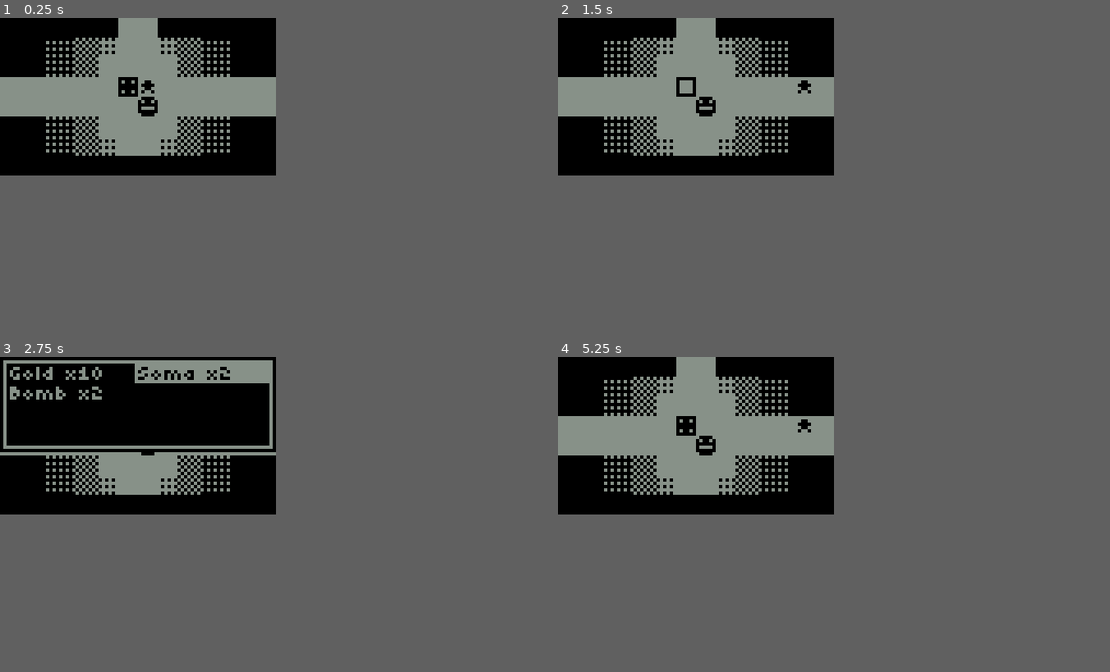
Above: before the commit, frames 1-4 (two rows, left to right).
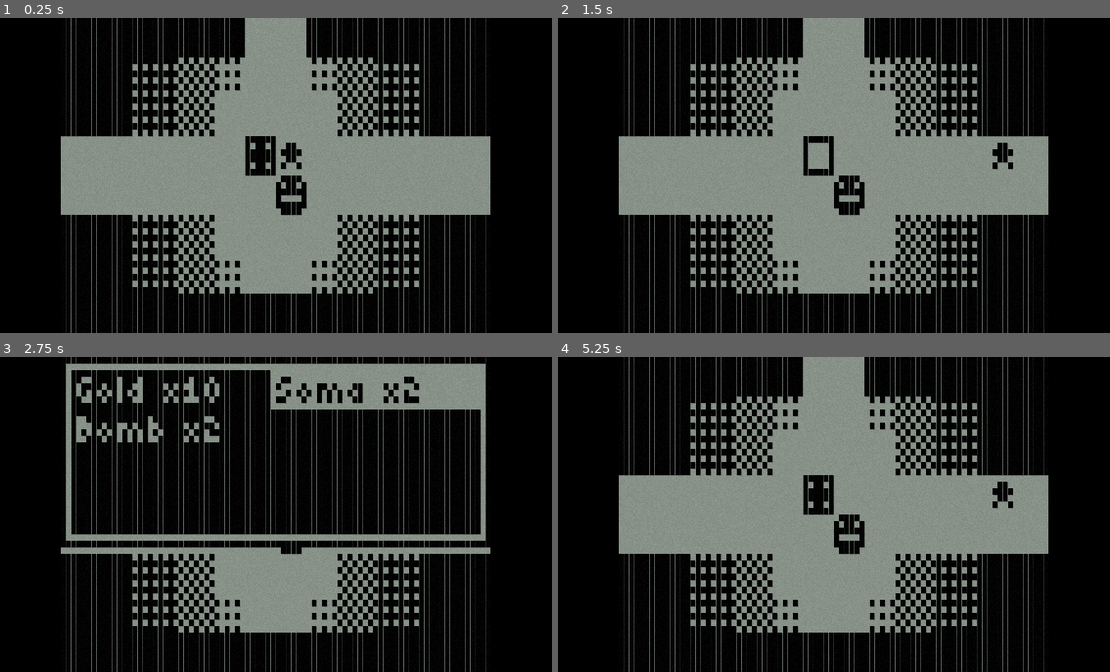
Above: after the commit, the same moments.

Repository: kiwijuice56/nokia-3310-rpg
Game: Godot game, scene res://main/main.tscn
Same seed, same stepped clock (60 frames per second), same inputs: the game is played once before the commit and once after it.
Inputs:
- Up to frame 1 (0.25 s): no input
- Up to frame 2 (1.5 s): tap Enter (ui_accept) at 0.5, 0.77 s; hold Right (ui_right) 0.53-1.28 s; tap V (item) at 0.6 s; hold X (back) from 1.28 s (still down); tap Z (accept) at 1.35 s
- Up to frame 3 (2.75 s): tap Enter (ui_accept) at 1.52, 2 s; tap V (item) at 1.55, 2.1 s; release X (back) at 2.03 s; hold Right (ui_right) from 2.03 s (still down)
- Up to frame 4 (5.25 s): tap Z (accept) at 2.75, 4.25, 4.35 s; release Right (ui_right) at 2.78 s; hold Up (ui_up) 2.78-3.53 s; tap C (stats) at 2.85 s; tap Enter (ui_accept) at 3.02, 3.5, 3.77, 4.52, 5 s; tap V (item) at 3.05, 3.6, 4.55, 5.1 s; hold Left (ui_left) 3.53-5.03 s; hold X (back) from 5.03 s (still down)
In our replay, the window is 336x192 before the commit and 672x384 after it. These sizes can differ from the game's own. Grey fills any space a smaller window leaves; there, only what the larger window draws over its background counts as a difference.

The runs differ from the first frame. In frame 1, 43% of the frame differs, in the area x 0-89%, y 0-100%; in frame 2, 43%; in frame 3, 29%; in frame 4, 43%.

Commit message:
Added screen shader

Diff:
--- a/main/dungeon/dungeon.tscn
+++ b/main/dungeon/dungeon.tscn
@@ -494,7 +494,7 @@
 tile_set = SubResource("TileSet_fh817")
 collision_visibility_mode = 1
 format = 2
-layer_0/tile_data = PackedInt32Array(5898327, 65536, 0, 5898 …(76564 unchanged characters)… 6, 0, 196705, 65536, 0, 131169, 65536, 0)
+layer_0/tile_data = PackedInt32Array(5898327, 65536, 0, 5898 …(76564 unchanged characters)… 6, 0, 196705, 65536, 0, 131169, 65536, 0, 5963932, 65536, 0, 5963936, 65536, 0, 5963940, 65536, 0, 6094991, 65536, 0, 720990, 65536, 0, 262239, 65536, 0)
 
 [node name="HealthMachine" parent="." instance=ExtResource("3_h7vba")]
 position = Vector2(543, 549)
--- a/main/dungeon/player/player.gd
+++ b/main/dungeon/player/player.gd
@@ -15,8 +15,8 @@
 	"ui_down": Vector2(0, 1),
 }
 
-@export var encounter_chance: float = 0.83
-@export var encounter_grace: int = 0
+@export var encounter_chance: float = 0.032
+@export var encounter_grace: int = 25
 var steps: int = 0
 
 func check_stats() -> void:
--- a/main/main.gd
+++ b/main/main.gd
@@ -1,2 +1,63 @@
-class_name Main
+@tool
 extends Node
+
+@onready var screen : SubViewport = %Screen
+@onready var aspect_ratio_container: AspectRatioContainer = %AspectRatioContainer
+
+@export var screen_orientation: ORIENTATION = ORIENTATION.LANDSCAPE : set = set_orientation
+@export var palette: PALETTE = PALETTE.ORIGINAL : set = set_palette
+
+# (30mm / 84px) / (22mm / 48px) = 0.779
+@export var pixel_ratio : float = 0.779 : set = set_pixel_ratio
+
+enum ORIENTATION {
+	LANDSCAPE,
+	PORTRAIT
+}
+
+enum PALETTE {
+	ORIGINAL,
+	HARSH,
+	GREY
+}
+
+const palettes = {
+	PALETTE.ORIGINAL: ["#c7f0d8", "#43523d"],
+	PALETTE.HARSH: ["#9bc700", "#2b3f09"],
+	PALETTE.GREY: ["#879188", "#1a1914"]
+}
+
+var resolution = Vector2(84, 48)
+
+func _ready() -> void:
+	_update_aspect_ratio()
+
+func set_orientation(new_screen_orientation: ORIENTATION) -> void:
+	if screen_orientation != new_screen_orientation:
+		pixel_ratio = 1.0 / pixel_ratio
+	screen_orientation = new_screen_orientation
+	resolution = Vector2(84.0, 48.0)
+	if screen_orientation == ORIENTATION.PORTRAIT:
+		resolution = Vector2(48.0, 84.0)
+	_update_aspect_ratio()
+
+func set_pixel_ratio(new_pixel_ratio: float) -> void:
+	pixel_ratio = max(0.01, new_pixel_ratio)
+	_update_aspect_ratio()
+
+func _update_aspect_ratio() -> void:
+	var ratio : float = resolution.x / resolution.y
+	ratio *= pixel_ratio
+	RenderingServer.global_shader_parameter_set("screen_resolution", resolution)
+	if screen:
+		screen.size = resolution
+	if aspect_ratio_container:
+		aspect_ratio_container.ratio = ratio
+
+func set_palette(new_palette: PALETTE) -> void:
+	palette = new_palette
+	RenderingServer.global_shader_parameter_set("color_palette_light", Color(palettes[palette][0]))
+	RenderingServer.global_shader_parameter_set("color_palette_dark",  Color(palettes[palette][1]))
+
+func _input(event) -> void:
+	%Screen.push_input(event)
--- a/main/main.tscn
+++ b/main/main.tscn
@@ -310,27 +310,111 @@
 "walk": SubResource("Animation_xlm3d")
 }
 
+[sub_resource type="Shader" id="Shader_iycrw"]
+code = "shader_type canvas_item;
+
+//#define DISABLE_DOOR_EFFECT
+//#define DISABLE_PIXEL_GRAIN
+//#define DISABLE_PIXEL_SHADOWS
+
+global uniform vec2 screen_resolution;
+global uniform vec4 color_palette_dark : source_color;
+global uniform vec4 color_palette_light : source_color;
+
+uniform sampler2D screen : hint_default_black, filter_nearest;
+
+group_uniforms Pixel.DoorEffect;
+uniform float door_effect : hint_range(0.0001, 1.0) = 0.1;
+uniform float door_intensity : hint_range(0.0001, 2.0) = 0.8;
+
+group_uniforms Pixel.Grain;
+uniform float grain_amount : hint_range(0.0, 1.0) = 0.07;
+
+group_uniforms Pixel.Shadows;
+uniform vec2 shadow_offset = vec2(0.2, 0.2);
+uniform float shadow_intensity : hint_range(0.0, 1.0) = 0.2;
+
+// from https://thebookofshaders.com/10/
+float random(vec2 uv) {
+	return fract(sin(dot(uv.xy, vec2(12.9898,78.233))) * 43758.5453123);
+}
+
+float pixel_value(vec4 color) {
+	return (1.0 - (0.3 * color.r + 0.59 * color.g + 0.11 * color.b)) * color.a;
+}
+
+// TODO
+// - LCD ghosting
+// - blur shadow
+void fragment() {
+	vec2 uv = fract(vec2(UV.x * screen_resolution.x, UV.y * screen_resolution.y));
+	float pixel_mask = step(0.5, pixel_value(texture(screen, UV)));
+
+#ifndef DISABLE_DOOR_EFFECT
+	float screen_door = min(
+		min(smoothstep(0.0, door_effect, uv.x), smoothstep(1.0, 1.0 - door_effect, uv.x)),
+		min(smoothstep(0.0, door_effect, uv.y), smoothstep(1.0, 1.0 - door_effect, uv.y))
+	);
+	pixel_mask *= pow(screen_door, 1.0 / door_intensity);
+#endif
+
+#ifndef DISABLE_PIXEL_SHADOWS
+	float pixel_shadow = pixel_value(texture(screen, UV - shadow_offset / screen_resolution));
+	float shadow_mask = step(0.5, pixel_shadow) * (1.0 - pixel_mask);
+	COLOR = mix(color_palette_light, color_palette_dark, clamp(shadow_mask * shadow_intensity + pixel_mask, 0.0, 1.0));
+#else
+	COLOR = mix(color_palette_light, color_palette_dark, pixel_mask);
+#endif
+
+#ifndef DISABLE_PIXEL_GRAIN
+	float screen_grain = grain_amount * random(UV) - grain_amount / 2.0;
+	COLOR.rgb += screen_grain;
+#endif
+}"
+
+[sub_resource type="ViewportTexture" id="ViewportTexture_atksr"]
+viewport_path = NodePath("Screen")
+
+[sub_resource type="ShaderMaterial" id="ShaderMaterial_fnqbt"]
+resource_local_to_scene = true
+shader = SubResource("Shader_iycrw")
+shader_parameter/door_effect = 0.0601
+shader_parameter/door_intensity = 0.7001
+shader_parameter/grain_amount = 0.07
+shader_parameter/shadow_offset = Vector2(0.1, 0.1)
+shader_parameter/shadow_intensity = 0.2
+shader_parameter/screen = SubResource("ViewportTexture_atksr")
+
 [node name="Main" type="Node"]
 script = ExtResource("1_sjoxm")
 
-[node name="UI" type="CanvasLayer" parent="."]
-
-[node name="TextBox" parent="UI" instance=ExtResource("1_sd6xj")]
+[node name="Screen" type="SubViewport" parent="."]
+unique_name_in_owner = true
+transparent_bg = true
+snap_2d_vertices_to_pixel = true
+canvas_item_default_texture_filter = 0
+size = Vector2i(84, 48)
+size_2d_override = Vector2i(84, 48)
+render_target_update_mode = 4
+
+[node name="UI" type="CanvasLayer" parent="Screen"]
+
+[node name="TextBox" parent="Screen/UI" instance=ExtResource("1_sd6xj")]
 visible = false
 
-[node name="StatBox" parent="UI" instance=ExtResource("2_ef371")]
-
-[node name="ItemBox" parent="UI" instance=ExtResource("5_p5lcg")]
+[node name="StatBox" parent="Screen/UI" instance=ExtResource("2_ef371")]
+
+[node name="ItemBox" parent="Screen/UI" instance=ExtResource("5_p5lcg")]
 visible = false
 
-[node name="FightMenu" type="PanelContainer" parent="UI"]
+[node name="FightMenu" type="PanelContainer" parent="Screen/UI"]
 unique_name_in_owner = true
 visible = false
 anchors_preset = 15
 anchor_right = 1.0
 anchor_bottom = 1.0
-offset_right = 252.0
-offset_bottom = 144.0
+offset_right = 84.0
+offset_bottom = 48.0
 grow_horizontal = 2
 grow_vertical = 2
 size_flags_horizontal = 3
@@ -339,34 +423,34 @@
 theme_override_styles/panel = SubResource("StyleBoxFlat_07i4m")
 metadata/_edit_use_anchors_ = true
 
-[node name="EnemySprite" type="Sprite2D" parent="UI/FightMenu"]
+[node name="EnemySprite" type="Sprite2D" parent="Screen/UI/FightMenu"]
 unique_name_in_owner = true
 position = Vector2(41, 28)
 texture = ExtResource("6_nquky")
 hframes = 3
 
-[node name="AnimationPlayer" type="AnimationPlayer" parent="UI/FightMenu/EnemySprite"]
+[node name="AnimationPlayer" type="AnimationPlayer" parent="Screen/UI/FightMenu/EnemySprite"]
 libraries = {
 "": SubResource("AnimationLibrary_87v8w")
 }
 speed_scale = 1.5
 
-[node name="VBoxContainer" type="VBoxContainer" parent="UI/FightMenu"]
-layout_mode = 2
-
-[node name="PanelContainer" type="PanelContainer" parent="UI/FightMenu/VBoxContainer"]
+[node name="VBoxContainer" type="VBoxContainer" parent="Screen/UI/FightMenu"]
+layout_mode = 2
+
+[node name="PanelContainer" type="PanelContainer" parent="Screen/UI/FightMenu/VBoxContainer"]
 layout_mode = 2
 size_flags_vertical = 0
 theme_override_styles/panel = SubResource("StyleBoxFlat_hlk8d")
 
-[node name="OptionContainer" type="GridContainer" parent="UI/FightMenu/VBoxContainer/PanelContainer"]
+[node name="OptionContainer" type="GridContainer" parent="Screen/UI/FightMenu/VBoxContainer/PanelContainer"]
 unique_name_in_owner = true
 layout_mode = 2
 theme_override_constants/h_separation = 0
 theme_override_constants/v_separation = 0
 columns = 2
 
-[node name="AttackLabel" type="Label" parent="UI/FightMenu/VBoxContainer/PanelContainer/OptionContainer"]
+[node name="AttackLabel" type="Label" parent="Screen/UI/FightMenu/VBoxContainer/PanelContainer/OptionContainer"]
 unique_name_in_owner = true
 layout_mode = 2
 size_flags_horizontal = 3
@@ -375,7 +459,7 @@
 theme_override_styles/normal = SubResource("StyleBoxFlat_8pt27")
 text = "attack<"
 
-[node name="RunLabel" type="Label" parent="UI/FightMenu/VBoxContainer/PanelContainer/OptionContainer"]
+[node name="RunLabel" type="Label" parent="Screen/UI/FightMenu/VBoxContainer/PanelContainer/OptionContainer"]
 unique_name_in_owner = true
 layout_mode = 2
 size_flags_horizontal = 3
@@ -384,7 +468,7 @@
 theme_override_styles/normal = SubResource("StyleBoxFlat_eq8v6")
 text = "run"
 
-[node name="SomaLabel" type="Label" parent="UI/FightMenu/VBoxContainer/PanelContainer/OptionContainer"]
+[node name="SomaLabel" type="Label" parent="Screen/UI/FightMenu/VBoxContainer/PanelContainer/OptionContainer"]
 unique_name_in_owner = true
 layout_mode = 2
 size_flags_horizontal = 3
@@ -393,7 +477,7 @@
 theme_override_styles/normal = SubResource("StyleBoxFlat_dnjad")
 text = "soma x0"
 
-[node name="BombLabel" type="Label" parent="UI/FightMenu/VBoxContainer/PanelContainer/OptionContainer"]
+[node name="BombLabel" type="Label" parent="Screen/UI/FightMenu/VBoxContainer/PanelContainer/OptionContainer"]
 unique_name_in_owner = true
 layout_mode = 2
 size_flags_horizontal = 3
@@ -402,7 +486,7 @@
 theme_override_styles/normal = SubResource("StyleBoxFlat_kdcpl")
 text = "bomb x9"
 
-[node name="InfoLabel" type="Label" parent="UI/FightMenu/VBoxContainer/PanelContainer"]
+[node name="InfoLabel" type="Label" parent="Screen/UI/FightMenu/VBoxContainer/PanelContainer"]
 unique_name_in_owner = true
 visible = false
 custom_minimum_size = Vector2(70, 0)
@@ -413,18 +497,18 @@
 autowrap_mode = 2
 visible_characters_behavior = 1
 
-[node name="MarginContainer" type="MarginContainer" parent="UI/FightMenu/VBoxContainer"]
+[node name="MarginContainer" type="MarginContainer" parent="Screen/UI/FightMenu/VBoxContainer"]
 layout_mode = 2
 size_flags_vertical = 10
 theme_override_constants/margin_left = 1
 
-[node name="FightLifeLabel" type="Label" parent="UI/FightMenu/VBoxContainer/MarginContainer"]
+[node name="FightLifeLabel" type="Label" parent="Screen/UI/FightMenu/VBoxContainer/MarginContainer"]
 unique_name_in_owner = true
 layout_mode = 2
 size_flags_vertical = 10
 theme_override_colors/font_color = Color(0.529412, 0.568627, 0.533333, 1)
 
-[node name="ShopMenu" type="PanelContainer" parent="UI"]
+[node name="ShopMenu" type="PanelContainer" parent="Screen/UI"]
 unique_name_in_owner = true
 anchors_preset = 15
 anchor_right = 1.0
@@ -437,25 +521,25 @@
 theme_override_styles/panel = SubResource("StyleBoxEmpty_j00rd")
 script = ExtResource("7_vuoif")
 
-[node name="VBoxContainer" type="VBoxContainer" parent="UI/ShopMenu"]
-layout_mode = 2
-
-[node name="PanelContainer" type="PanelContainer" parent="UI/ShopMenu/VBoxContainer"]
+[node name="VBoxContainer" type="VBoxContainer" parent="Screen/UI/ShopMenu"]
+layout_mode = 2
+
+[node name="PanelContainer" type="PanelContainer" parent="Screen/UI/ShopMenu/VBoxContainer"]
 layout_mode = 2
 size_flags_vertical = 0
 theme_override_styles/panel = SubResource("StyleBoxFlat_ogyle")
 
-[node name="VBoxContainer" type="VBoxContainer" parent="UI/ShopMenu/VBoxContainer/PanelContainer"]
+[node name="VBoxContainer" type="VBoxContainer" parent="Screen/UI/ShopMenu/VBoxContainer/PanelContainer"]
 visible = false
 layout_mode = 2
 theme_override_constants/separation = 0
 
-[node name="TitleContainer" type="GridContainer" parent="UI/ShopMenu/VBoxContainer/PanelContainer/VBoxContainer"]
+[node name="TitleContainer" type="GridContainer" parent="Screen/UI/ShopMenu/VBoxContainer/PanelContainer/VBoxContainer"]
 layout_mode = 2
 theme_override_constants/h_separation = 0
 theme_override_constants/v_separation = 0
 
-[node name="ShopTitle" type="Label" parent="UI/ShopMenu/VBoxContainer/PanelContainer/VBoxContainer/TitleContainer"]
+[node name="ShopTitle" type="Label" parent="Screen/UI/ShopMenu/VBoxContainer/PanelContainer/VBoxContainer/TitleContainer"]
 layout_mode = 2
 size_flags_horizontal = 3
 size_flags_vertical = 3
@@ -465,18 +549,18 @@
 text = "Upgrade       Price
 -------------------"
 
-[node name="HBoxContainer" type="HBoxContainer" parent="UI/ShopMenu/VBoxContainer/PanelContainer/VBoxContainer"]
+[node name="HBoxContainer" type="HBoxContainer" parent="Screen/UI/ShopMenu/VBoxContainer/PanelContainer/VBoxContainer"]
 layout_mode = 2
 theme_override_constants/separation = 0
 
-[node name="StatContainer" type="GridContainer" parent="UI/ShopMenu/VBoxContainer/PanelContainer/VBoxContainer/HBoxContainer"]
+[node name="StatContainer" type="GridContainer" parent="Screen/UI/ShopMenu/VBoxContainer/PanelContainer/VBoxContainer/HBoxContainer"]
 unique_name_in_owner = true
 layout_mode = 2
 size_flags_horizontal = 3
 theme_override_constants/h_separation = 0
 theme_override_constants/v_separation = 0
 
-[node name="Life" type="Label" parent="UI/ShopMenu/VBoxContainer/PanelContainer/VBoxContainer/HBoxContainer/StatContainer"]
+[node name="Life" type="Label" parent="Screen/UI/ShopMenu/VBoxContainer/PanelContainer/VBoxContainer/HBoxContainer/StatContainer"]
 layout_mode = 2
 size_flags_horizontal = 3
 size_flags_vertical = 3
@@ -484,7 +568,7 @@
 theme_override_styles/normal = SubResource("StyleBoxFlat_7bdkw")
 text = "Max. Life"
 
-[node name="Strength" type="Label" parent="UI/ShopMenu/VBoxContainer/PanelContainer/VBoxContainer/HBoxContainer/StatContainer"]
+[node name="Strength" type="Label" parent="Screen/UI/ShopMenu/VBoxContainer/PanelContainer/VBoxContainer/HBoxContainer/StatContainer"]
 layout_mode = 2
 size_flags_horizontal = 3
 size_flags_vertical = 3
@@ -492,7 +576,7 @@
 theme_override_styles/normal = SubResource("StyleBoxFlat_hivtn")
 text = "Strength      "
 
-[node name="Dexterity" type="Label" parent="UI/ShopMenu/VBoxContainer/PanelContainer/VBoxContainer/HBoxContainer/StatContainer"]
+[node name="Dexterity" type="Label" parent="Screen/UI/ShopMenu/VBoxContainer/PanelContainer/VBoxContainer/HBoxContainer/StatContainer"]
 layout_mode = 2
 size_flags_horizontal = 3
 size_flags_vertical = 3
@@ -500,7 +584,7 @@
 theme_override_styles/normal = SubResource("StyleBoxFlat_rta8f")
 text = "Dexterity "
 
-[node name="Wisdom" type="Label" parent="UI/ShopMenu/VBoxContainer/PanelContainer/VBoxContainer/HBoxContainer/StatContainer"]
+[node name="Wisdom" type="Label" parent="Screen/UI/ShopMenu/VBoxContainer/PanelContainer/VBoxContainer/HBoxContainer/StatContainer"]
 layout_mode = 2
 size_flags_horizontal = 3
 size_flags_vertical = 3
@@ -508,14 +592,14 @@
 theme_override_styles/normal = SubResource("StyleBoxFlat_epgvm")
 text = "Wisdom "
 
-[node name="PriceContainer" type="GridContainer" parent="UI/ShopMenu/VBoxContainer/PanelContainer/VBoxContainer/HBoxContainer"]
+[node name="PriceContainer" type="GridContainer" parent="Screen/UI/ShopMenu/VBoxContainer/PanelContainer/VBoxContainer/HBoxContainer"]
 unique_name_in_owner = true
 layout_mode = 2
 size_flags_horizontal = 3
 theme_override_constants/h_separation = 0
 theme_override_constants/v_separation = 0
 
-[node name="StrengthBuy" type="Label" parent="UI/ShopMenu/VBoxContainer/PanelContainer/VBoxContainer/HBoxContainer/PriceContainer"]
+[node name="StrengthBuy" type="Label" parent="Screen/UI/ShopMenu/VBoxContainer/PanelContainer/VBoxContainer/HBoxContainer/PriceContainer"]
 layout_mode = 2
 size_flags_horizontal = 2
 size_flags_vertical = 3
@@ -523,7 +607,7 @@
 theme_override_styles/normal = SubResource("StyleBoxFlat_a70bp")
 text = "	10"
 
-[node name="RunLabel" type="Label" parent="UI/ShopMenu/VBoxContainer/PanelContainer/VBoxContainer/HBoxContainer/PriceContainer"]
+[node name="RunLabel" type="Label" parent="Screen/UI/ShopMenu/VBoxContainer/PanelContainer/VBoxContainer/HBoxContainer/PriceContainer"]
 layout_mode = 2
 size_flags_horizontal = 2
 size_flags_vertical = 3
@@ -531,7 +615,7 @@
 theme_override_styles/normal = SubResource("StyleBoxFlat_eg0gj")
 text = "10"
 
-[node name="BombLabel" type="Label" parent="UI/ShopMenu/VBoxContainer/PanelContainer/VBoxContainer/HBoxContainer/PriceContainer"]
+[node name="BombLabel" type="Label" parent="Screen/UI/ShopMenu/VBoxContainer/PanelContainer/VBoxContainer/HBoxContainer/PriceContainer"]
 layout_mode = 2
 size_flags_horizontal = 2
 size_flags_vertical = 3
@@ -539,7 +623,7 @@
 theme_override_styles/normal = SubResource("StyleBoxFlat_hw2ay")
 text = "10"
 
-[node name="SomaLabel" type="Label" parent="UI/ShopMenu/VBoxContainer/PanelContainer/VBoxContainer/HBoxContainer/PriceContainer"]
+[node name="SomaLabel" type="Label" parent="Screen/UI/ShopMenu/VBoxContainer/PanelContainer/VBoxContainer/HBoxContainer/PriceContainer"]
 layout_mode = 2
 size_flags_horizontal = 2
 size_flags_vertical = 3
@@ -548,45 +632,56 @@
 text = "10
 "
 
-[node name="MarginContainer" type="MarginContainer" parent="UI/ShopMenu/VBoxContainer"]
+[node name="MarginContainer" type="MarginContainer" parent="Screen/UI/ShopMenu/VBoxContainer"]
 visible = false
 layout_mode = 2
 size_flags_vertical = 10
 theme_override_constants/margin_left = 1
 
-[node name="GoldLabel" type="Label" parent="UI/ShopMenu/VBoxContainer/MarginContainer"]
+[node name="GoldLabel" type="Label" parent="Screen/UI/ShopMenu/VBoxContainer/MarginContainer"]
 unique_name_in_owner = true
 layout_mode = 2
 size_flags_vertical = 10
 theme_override_colors/font_color = Color(0.529412, 0.568627, 0.533333, 1)
 text = "Gold: 999"
 
-[node name="Dungeon" parent="." instance=ExtResource("2_qqib1")]
+[node name="Dungeon" parent="Screen" instance=ExtResource("2_qqib1")]
 encounter_difficulty = Array[int]([0, 0, 0, 0, 0, 0, 0, 0, 0, 0, 0, 0, 0, 0, 0, 0, 0, 0, 0, 0, 0, 0, 0, 0, 0, 0, 0, 0,  …(348 unchanged characters)…
 
-[node name="Player" type="Sprite2D" parent="."]
+[node name="Player" type="Sprite2D" parent="Screen"]
 material = SubResource("ShaderMaterial_o3yem")
 position = Vector2(549, 549)
 texture = ExtResource("2_ohveo")
 hframes = 2
 script = ExtResource("3_adq4t")
 move_time = 0.16
-encounter_chance = null
-encounter_grace = null
-
-[node name="RayCast2D" type="RayCast2D" parent="Player"]
+
+[node name="RayCast2D" type="RayCast2D" parent="Screen/Player"]
 target_position = Vector2(0, 5.5)
 collision_mask = 6
 collide_with_areas = true
 
-[node name="AnimationPlayer" type="AnimationPlayer" parent="Player"]
+[node name="AnimationPlayer" type="AnimationPlayer" parent="Screen/Player"]
 libraries = {
 "": SubResource("AnimationLibrary_ath12")
 }
 
-[node name="Camera2D" type="Camera2D" parent="."]
+[node name="Camera2D" type="Camera2D" parent="Screen"]
 position = Vector2(546, 552)
 
-[node name="FightManager" type="Node" parent="."]
+[node name="FightManager" type="Node" parent="Screen"]
 script = ExtResource("11_7ij1p")
 encounters = Array[Array]([[], [ExtResource("12_v6mow"), ExtResource("13_pt4s2")], [ExtResource("14_y4hq0")], [ExtResource("15_y16h1")], [ExtResource("16_ogxuw")], [ExtResource("17_m5yok")], [ExtResource("18_1ew7n")], [ExtResource("19_4piv5")], [ExtResource("13_7m41y")]])
+
+[node name="AspectRatioContainer" type="AspectRatioContainer" parent="."]
+unique_name_in_owner = true
+anchors_preset = 15
+anchor_right = 1.0
+anchor_bottom = 1.0
+grow_horizontal = 2
+grow_vertical = 2
+ratio = 1.36325
+
+[node name="ColorRect" type="ColorRect" parent="AspectRatioContainer"]
+material = SubResource("ShaderMaterial_fnqbt")
+layout_mode = 2
--- a/main/nokia-3310.gdshader
+++ b/main/nokia.gdshader
@@ -4,9 +4,9 @@
 //#define DISABLE_PIXEL_GRAIN
 //#define DISABLE_PIXEL_SHADOWS
 
-uniform vec2 screen_resolution = vec2(84, 48);
-uniform vec4 color_palette_dark :source_color = vec4(0);
-uniform vec4 color_palette_light : source_color = vec4(0.529411765, 0.568627451, 0.53333333333, 1.0);
+global uniform vec2 screen_resolution;
+global uniform vec4 color_palette_dark : source_color;
+global uniform vec4 color_palette_light : source_color;
 
 uniform sampler2D screen : hint_default_black, filter_nearest;
 
--- a/main/ref.gd
+++ b/main/ref.gd
@@ -1,10 +1,10 @@
 extends Node
 
-@onready var textbox: TextBox = get_tree().get_root().get_node("Main/UI/TextBox")
-@onready var statbox: StatBox = get_tree().get_root().get_node("Main/UI/StatBox")
-@onready var itembox: ItemBox = get_tree().get_root().get_node("Main/UI/ItemBox")
-@onready var shop_menu: ShopMenu = get_tree().get_root().get_node("Main/UI/ShopMenu")
-@onready var dungeon: Dungeon = get_tree().get_root().get_node("Main/Dungeon")
-@onready var camera: Camera2D = get_tree().get_root().get_node("Main/Camera2D")
-@onready var fight_manager: FightManager = get_tree().get_root().get_node("Main/FightManager")
-@onready var player: Player = get_tree().get_root().get_node("Main/Player")
+@onready var textbox: TextBox = get_tree().get_root().get_node("Main/Screen/UI/TextBox")
+@onready var statbox: StatBox = get_tree().get_root().get_node("Main/Screen/UI/StatBox")
+@onready var itembox: ItemBox = get_tree().get_root().get_node("Main/Screen/UI/ItemBox")
+@onready var shop_menu: ShopMenu = get_tree().get_root().get_node("Main/Screen/UI/ShopMenu")
+@onready var dungeon: Dungeon = get_tree().get_root().get_node("Main/Screen/Dungeon")
+@onready var camera: Camera2D = get_tree().get_root().get_node("Main/Screen/Camera2D")
+@onready var fight_manager: FightManager = get_tree().get_root().get_node("Main/Screen/FightManager")
+@onready var player: Player = get_tree().get_root().get_node("Main/Screen/Player")
--- a/project.godot
+++ b/project.godot
@@ -27,11 +27,8 @@
 
 [display]
 
-window/size/viewport_width=84
-window/size/viewport_height=48
 window/size/window_width_override=672
 window/size/window_height_override=384
-window/stretch/mode="viewport"
 
 [input]
 
@@ -76,3 +73,18 @@
 renderer/rendering_method="gl_compatibility"
 renderer/rendering_method.mobile="gl_compatibility"
 environment/defaults/default_clear_color=Color(0, 0, 0, 1)
+
+[shader_globals]
+
+color_palette_dark={
+"type": "color",
+"value": Color(0, 0, 0, 1)
+}
+color_palette_light={
+"type": "color",
+"value": Color(0.529412, 0.568627, 0.533333, 1)
+}
+screen_resolution={
+"type": "vec2",
+"value": Vector2(84, 48)
+}
Not shown: 1 places in main/main.tscn that only renumber resources
